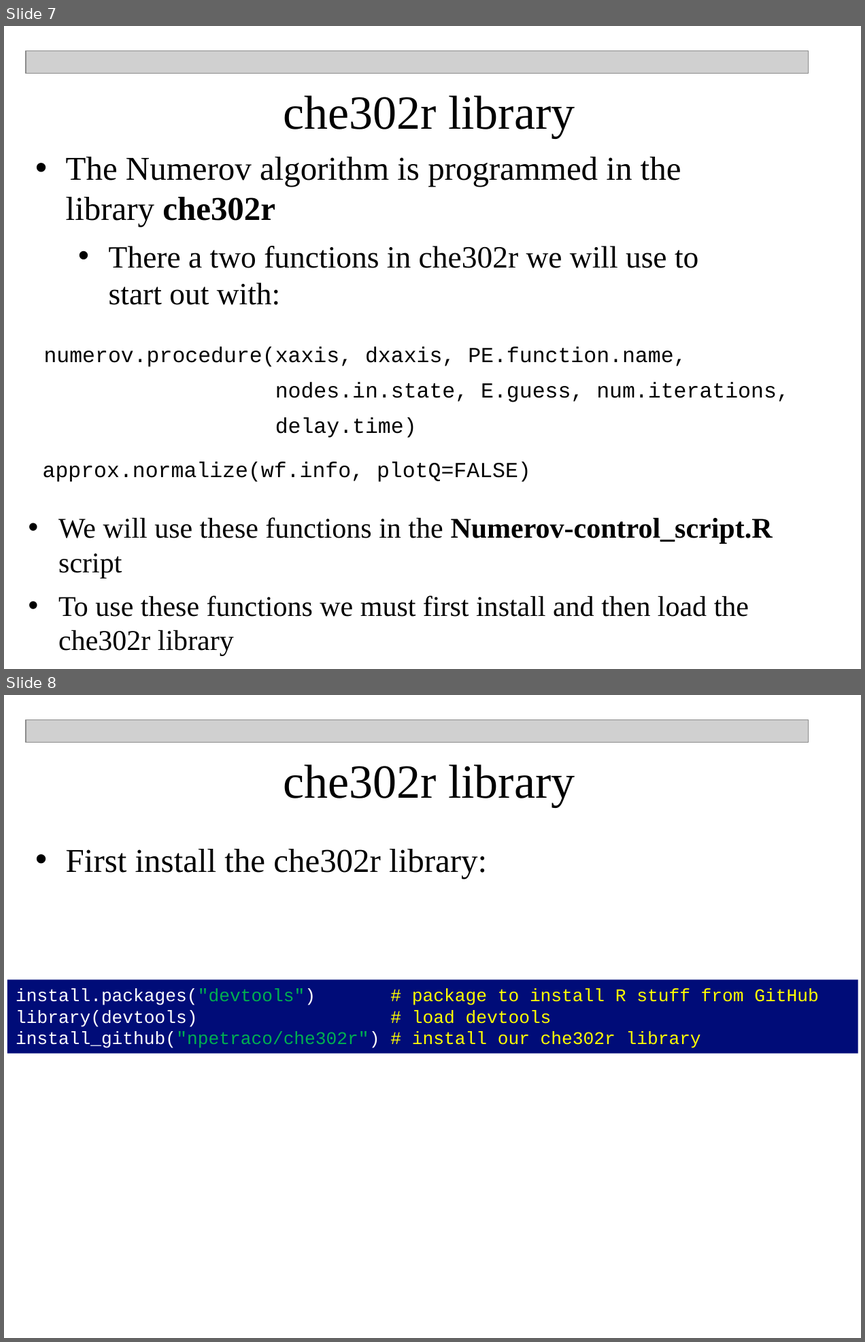
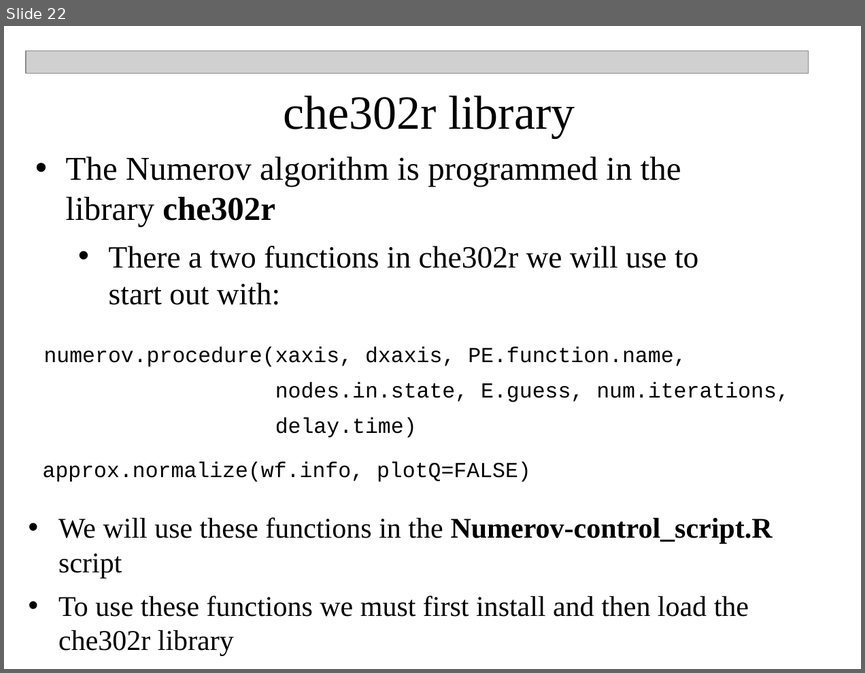
Before and after one commit to npetraco/CHE302, a slide deck: Laboratories/Lab2/Numerov_Workshop.pptx. Shown one above the other, each under a label of ours: slides 7 and 8 before the commit, slide 22 after it. The pictures are 865x1342 and 865x673 pixels, drawn with LibreOffice and Linux fonts; fonts in the diff are those of the drawing; grey boxes stand for pictures. Boxes give left, top, right and bottom in pixels: in the first picture for what was removed or moved away, otherwise in the second. Text is boxed around its words. In the diff, an @@ line names an element or a change of style, - is before the commit and + after.

```diff
--- a/Laboratories/Lab2/Numerov_Workshop.pptx
+++ b/Laboratories/Lab2/Numerov_Workshop.pptx
@@ slide 8 removed at bbox=[4, 695, 861, 1338], background #FFFFFF @@
@@ picture removed at bbox=[26, 720, 808, 743] @@
@@ text removed at bbox=[283, 764, 575, 807] @@
-che302r library
@@ text removed at bbox=[66, 849, 487, 879] @@
-• First install the che302r library:
@@ rectangle removed at bbox=[7, 979, 858, 1053] @@
-install.packages("devtools") # package to install R stuff from GitHub
-library(devtools) # load devtools
-install_github("npetraco/che302r") # install our che302r library
@@ what was slide 7 is now slide 22 @@
```
Also in this commit, not shown: 2 slides changed, 16 slides added, 1 other slide removed, 1 other file.
